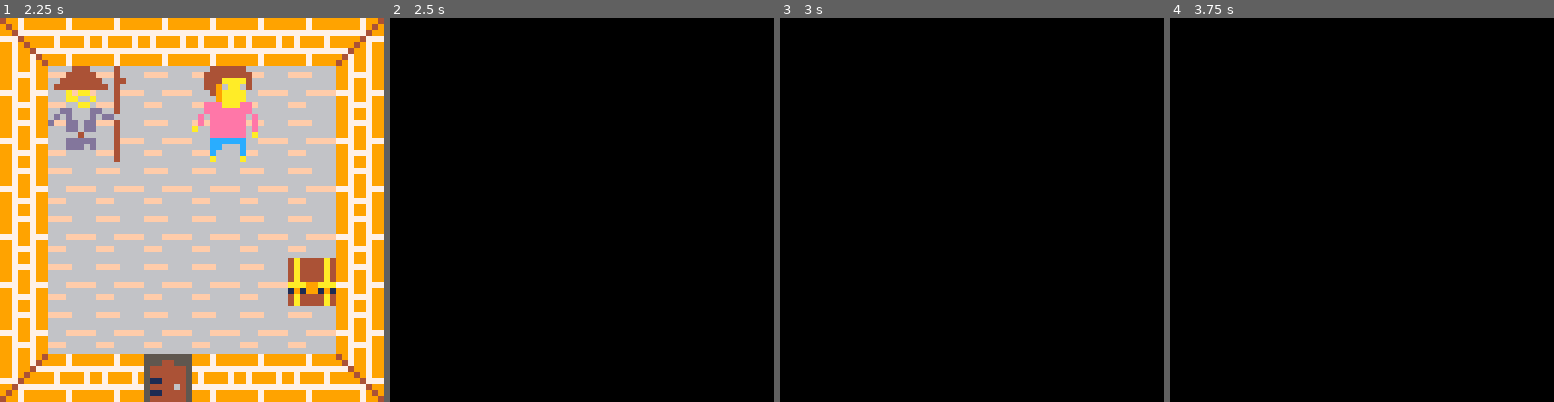
Above: before the commit, frames 1-4 (left to right).
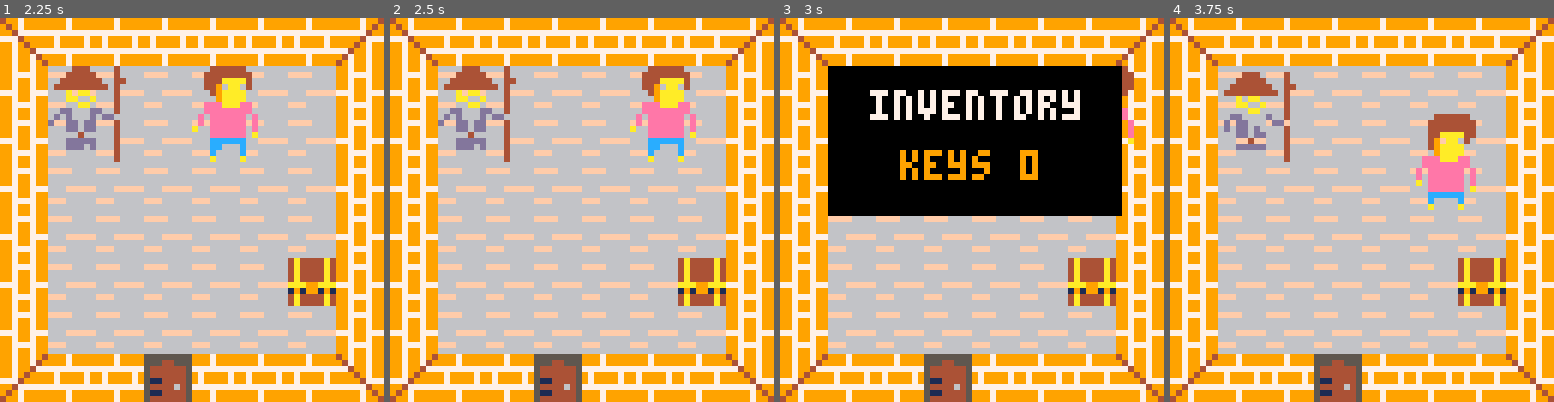
Above: after the commit, the same moments.

Repository: EmilieRobert33/LOWREZJAM
Game: PICO-8 cartridge tata.p8
Two runs of this game, one before a commit and one after it. Both use one fixed random seed, a clock stepped at 60 frames per second and the inputs below.
Inputs:
- Up to frame 1 (2.25 s): tap X (X key) at 0.33, 1.07, 1.85 s; hold Right 1.6-2.1 s; hold Up from 2.15 s (still down)
- Up to frame 2 (2.5 s): release Up at 2.42 s; hold Right from 2.47 s (still down)
- Up to frame 3 (3 s): keep holding Right; tap X (X key) at 2.97 s
- Up to frame 4 (3.75 s): release Right at 3.03 s; hold Left 3.08-3.58 s; hold Down from 3.63 s (still down)

Frame 1 is identical in both runs. In frame 2, 100% of the frame differs, in the area x 0-100%, y 0-100%; in frame 3, 74%; in frame 4, 100%.

Commit message:
anim_player_walk annulée

Diff:
--- a/tata.p8
+++ b/tata.p8
@@ -18,7 +18,7 @@
 		--update_map()
 		move_player()
 		if (nbr_pas == 3) then
-			etat="dialogue_debut_sensei"
+			etat="explo_maison"
 		end
 		anim_player()
 	elseif etat=="explo_hot_dog_city" then
@@ -148,13 +148,18 @@
 	p.keys=0
 	p.itemsportail=0
 	p.anim="walk"
-	p.walk={f=66,st=66,sz=2,spd=1/30}
+	p.walk={f=66,st=66,sz=2,spd=1/60}
 end
 
 function draw_player()
 	spr(p.sprite,p.x*8,p.y*8,2,2)
 	--print(p.x,p.x*8,p.y*8,8)
 end
+
+--function update_player_explo()
+--	print("udpd",p.x,p.y,8)
+--	if(move_player()) anim_player()
+--end
 
 function draw_sensei()
 	anim_sensei(96)
